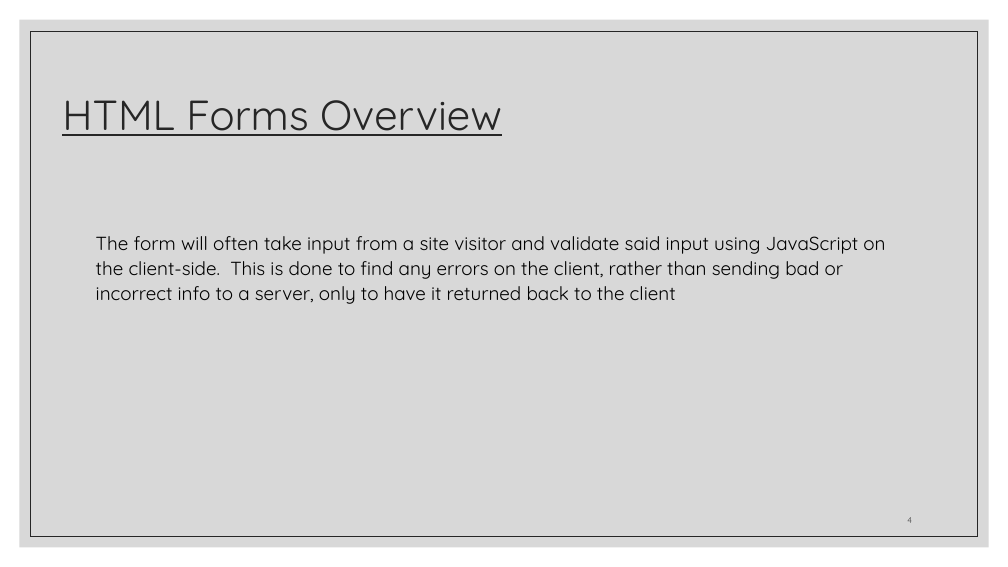
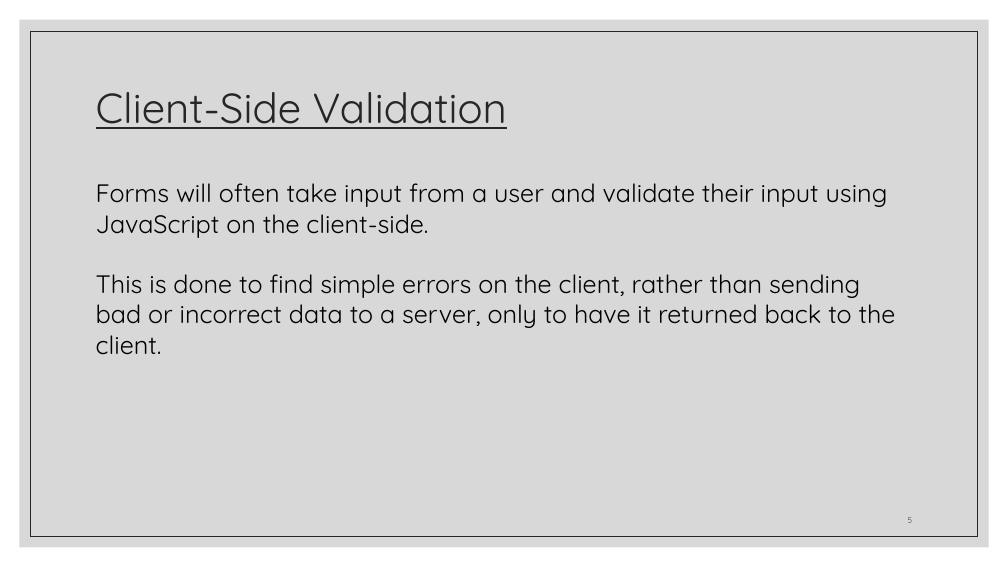
Before and after one commit to zackstotts/base-node-curriculum, a slide deck: slide 5 of unit_00/html_review/02 HTML Forms.pptx (slide 4 before the commit). Drawn at 1008x567 pixels with LibreOffice and Linux fonts; fonts in the diff are those of the drawing. Boxes give left, top, right and bottom in pixels: in the first picture for what was removed or moved away, otherwise in the second. Text is boxed around its words. In the diff, an @@ line names an element or a change of style, - is before the commit and + after.

Commit message:
Working on HTML form slides.

```diff
--- a/unit_00/html_review/02 HTML Forms.pptx
+++ b/unit_00/html_review/02 HTML Forms.pptx
@@ title removed at <box>62,100,502,136</box> @@
-HTML Forms Overview
@@ title added at <box>96,92,507,129</box>, 40 pt, text #262626, underline @@
+Client-Side Validation
@@ text at <box>96,183,896,355</box>: text changed; size 18 to 24 pt @@
-The form will often take input from a site visitor and validate said input using JavaScript on the client-side. This is done to find any errors on the client, rather than sending bad or incorrect info to a server, only to have it returned back to the client
+Forms will often take input from a user and validate their input using JavaScript on the client-side.
+This is done to find simple errors on the client, rather than sending bad or incorrect data to a server, only to have it returned back to the client.
```
Also in this commit, not shown: 18 other slides changed, 17 slides added, 3 slides removed, 1 other file.
